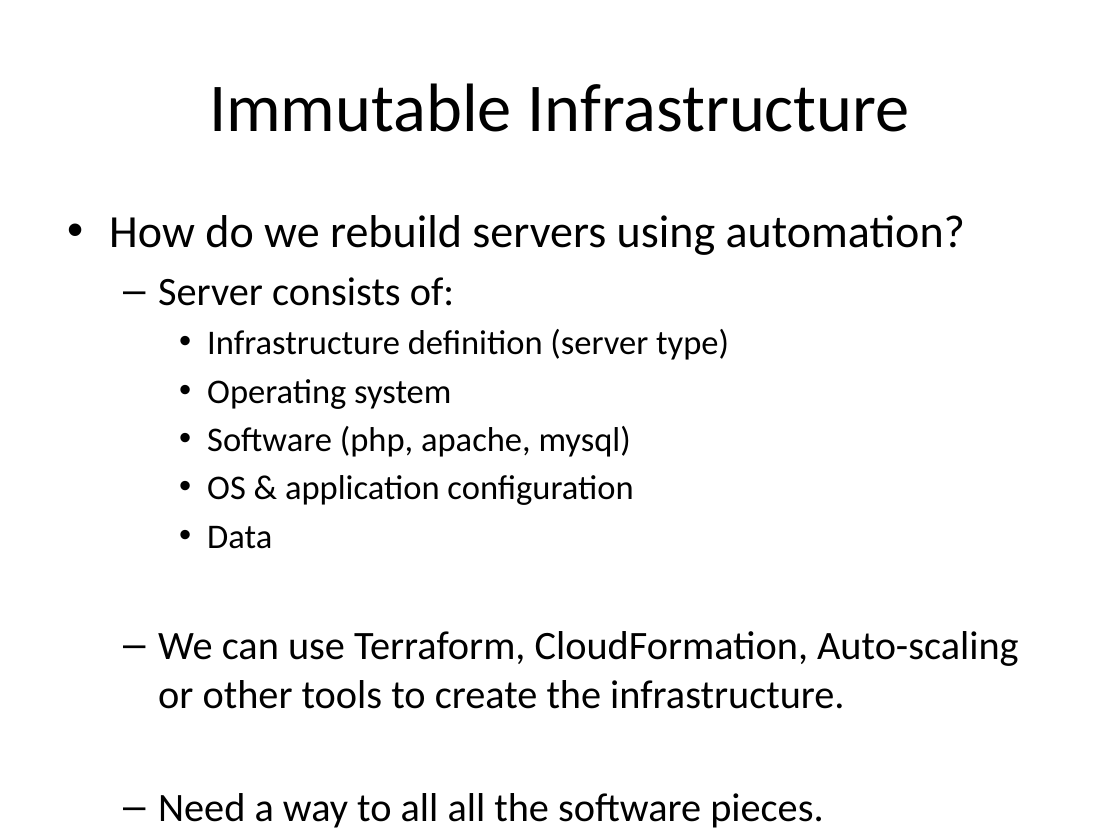
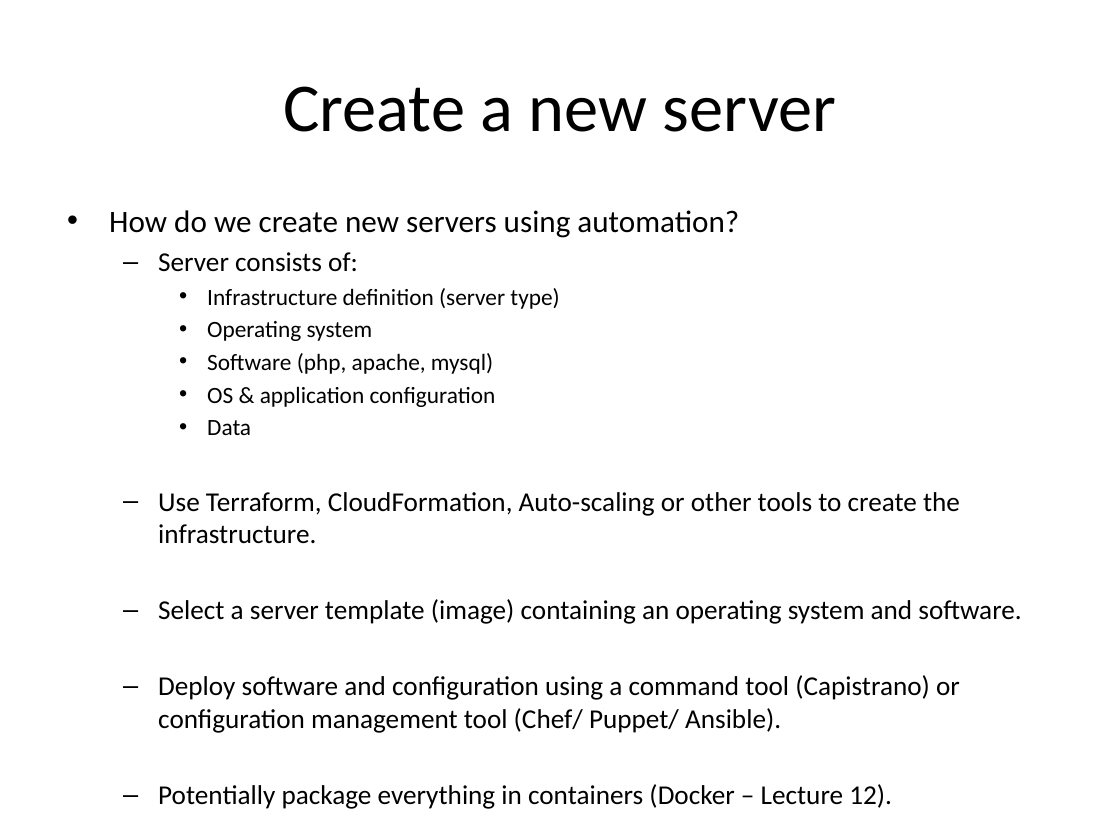
Before and after one commit to jasondbaker/infrastructure-class, a slide deck: slide 10 of lectures/infrastructure-week-10.pptx. Drawn at 1120x840 pixels with LibreOffice and Linux fonts; fonts in the diff are those of the drawing. Boxes give left, top, right and bottom in pixels: in the first picture for what was removed or moved away, otherwise in the second. Text is boxed around its words. In the diff, an @@ line names an element or a change of style, - is before the commit and + after.

```diff
--- a/lectures/infrastructure-week-10.pptx
+++ b/lectures/infrastructure-week-10.pptx
@@ title at [283,86,836,132]: text changed @@
-Immutable Infrastructure
+Create a new server
@@ text at [109,210,739,238]: text changed; size 29.6 to 20 pt @@
-• How do we rebuild servers using automation?
+• How do we create new servers using automation?
@@ text at [158,252,559,435]: size 25.9 to 17.5 pt in "Server consists of:"; size 22.2 to 15 pt in "Infrastructure definition (server type)", "Operating system", "Software (php, apache, mysql)", "OS & application configuration" and 1 more places; less space between paragraphs @@
@@ text at [158,492,1021,809]: text changed; size 25.9 to 17.5 pt @@
-  – We can use Terraform, CloudFormation, Auto-scaling or other tools to create the infrastructure.
-  – Need a way to all all the software pieces.
+  – Use Terraform, CloudFormation, Auto-scaling or other tools to create the infrastructure.
+  – Select a server template (image) containing an operating system and software.
+  – Deploy software and configuration using a command tool (Capistrano) or configuration management tool (Chef/ Puppet/ Ansible).
+  – Potentially package everything in containers (Docker – Lecture 12).
```
Also in this commit, not shown: 2 other slides changed, 4 slides added, 3 other files.
